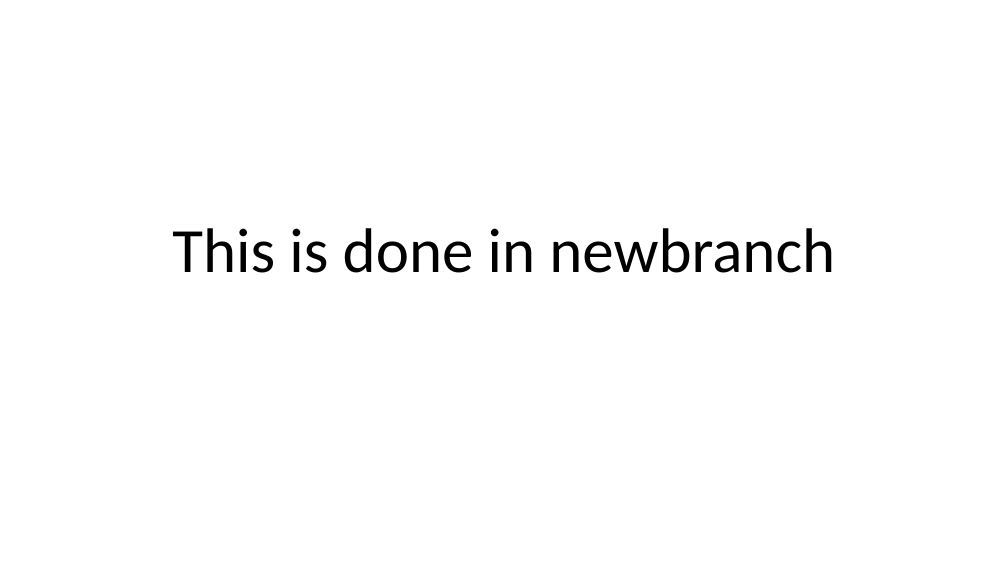
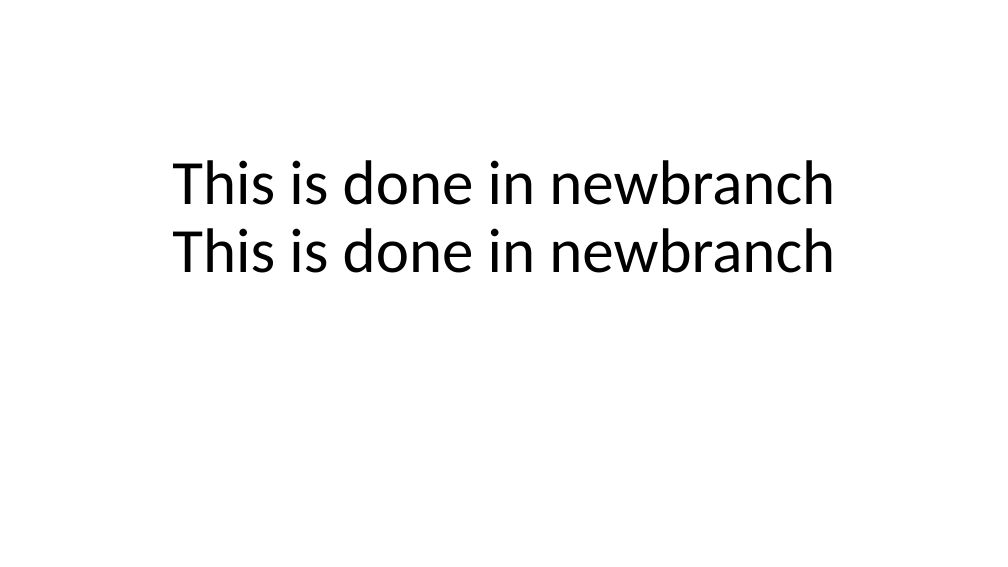
Before and after one commit to MehulSharma-259/Example-Repository, a slide deck: slide 1 of Power point.pptx. Drawn at 1008x567 pixels with LibreOffice and Linux fonts; fonts in the diff are those of the drawing. Boxes give left, top, right and bottom in pixels: in the first picture for what was removed or moved away, otherwise in the second. Text is boxed around its words. In the diff, an @@ line names an element or a change of style, - is before the commit and + after.

Commit message:
edited ppt file

```diff
--- a/Power point.pptx
+++ b/Power point.pptx
@@ title at (172, 160, 835, 273): text changed @@
-This is done in newbranch
+This is done in newbranch This is done in newbranch
```
